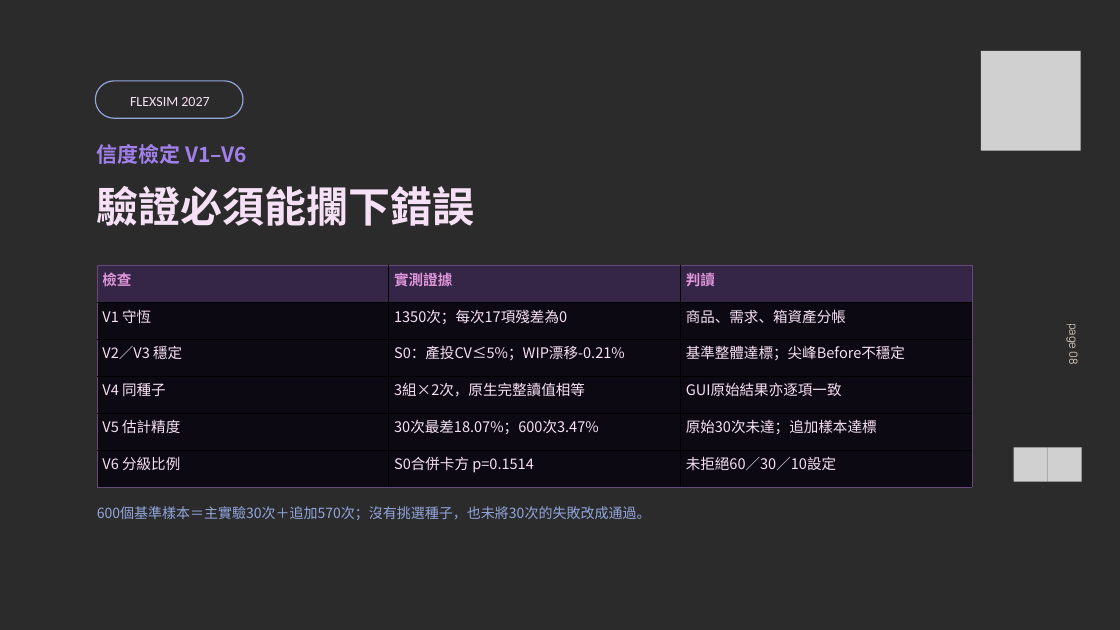
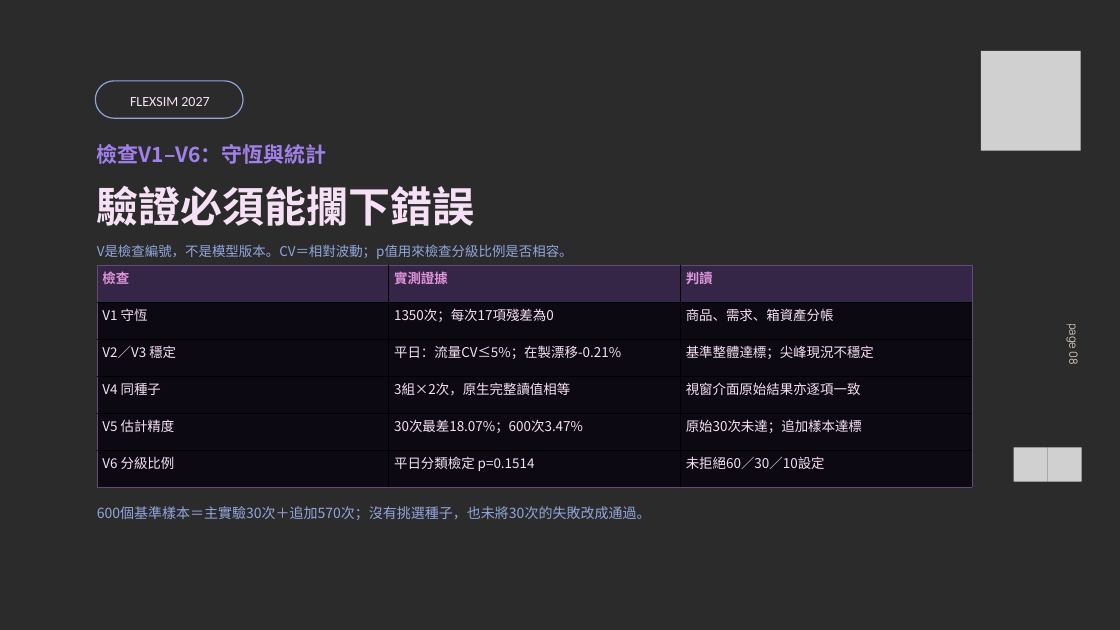
Before and after one commit to JRYTW/flexsim-circular-logistics-digital-twin, a slide deck: slide 8 of 重點檔案/01_成果簡報.pptx. Drawn at 1120x630 pixels with LibreOffice and Linux fonts; fonts in the diff are those of the drawing; grey boxes stand for pictures; background and template pictures are left out; a plain dark background stands for a picture behind light text. Boxes give left, top, right and bottom in pixels: in the first picture for what was removed or moved away, otherwise in the second. Text is boxed around its words. In the diff, an @@ line names an element or a change of style, - is before the commit and + after.

```diff
--- a/重點檔案/01_成果簡報.pptx
+++ b/重點檔案/01_成果簡報.pptx
@@ text at bbox=[97, 144, 327, 164]: text changed @@
-信度檢定 V1–V6
+檢查V1–V6：守恆與統計
@@ table at bbox=[97, 265, 972, 487] @@
-row 3, column 2: S0：產投CV≤5%；WIP漂移-0.21%
+row 3, column 2: 平日：流量CV≤5%；在製漂移-0.21%
-row 3, column 3: 基準整體達標；尖峰Before不穩定
+row 3, column 3: 基準整體達標；尖峰現況不穩定
-row 4, column 3: GUI原始結果亦逐項一致
+row 4, column 3: 視窗介面原始結果亦逐項一致
-row 6, column 2: S0合併卡方 p=0.1514
+row 6, column 2: 平日分類檢定 p=0.1514
@@ size 18.8 to 17.2 pt in "檢查", "實測證據", "判讀", "V1 守恆" and 10 more places @@
@@ text added at bbox=[97, 244, 573, 259], 17.2 pt, text #92A6DD @@
+V是檢查編號，不是模型版本。CV＝相對波動；p值用來檢查分級比例是否相容。
```
Also in this commit, not shown: 13 other slides changed, 1 slide added, 1 slide removed, 26 other files.
